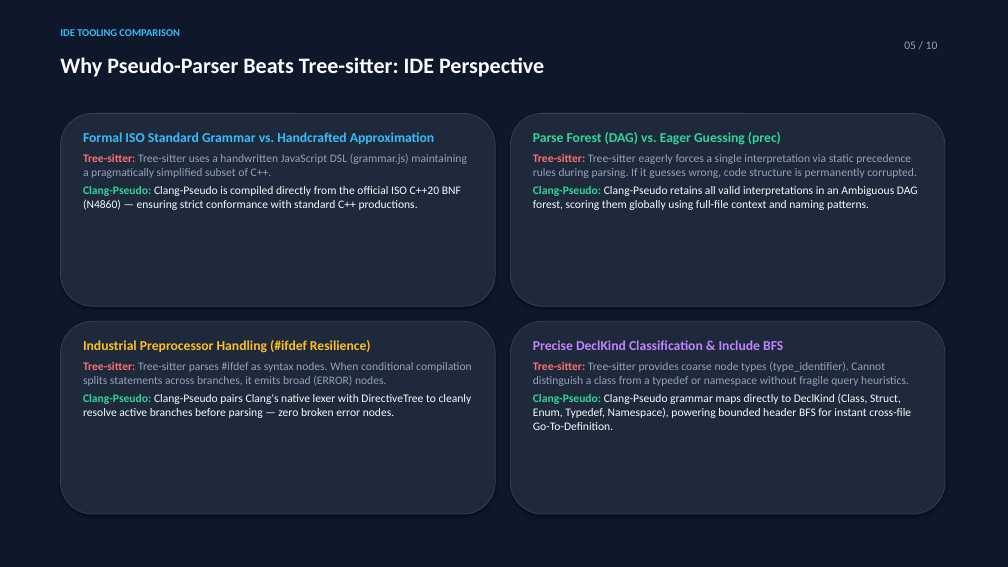
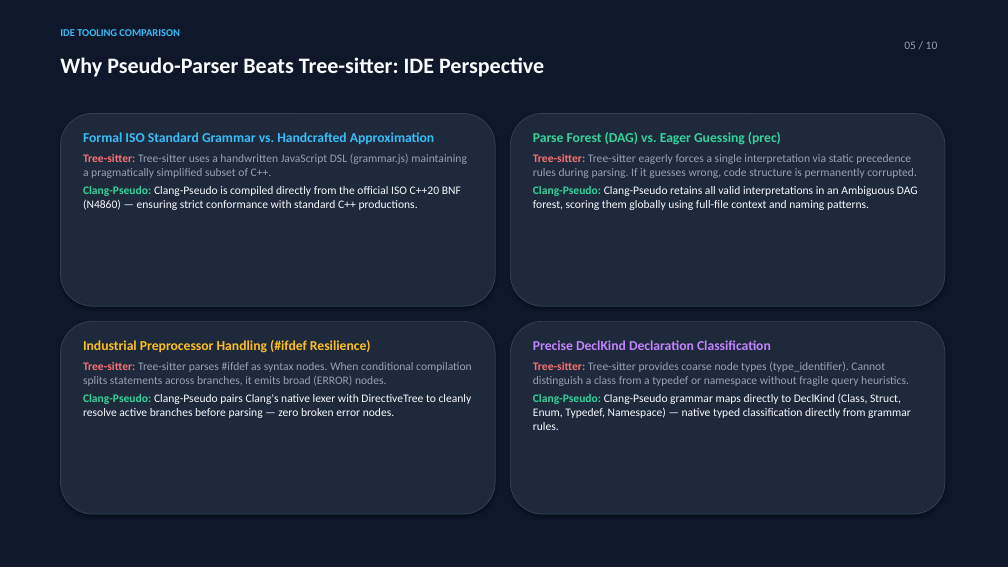
Before and after one commit to ArcsinX/llvm-project, a slide deck: slide 5 of clang-tools-extra/clangd/presentation_clangd_pseudoparser.pptx. Drawn at 1008x567 pixels with LibreOffice and Linux fonts; fonts in the diff are those of the drawing. Boxes give left, top, right and bottom in pixels: in the first picture for what was removed or moved away, otherwise in the second. Text is boxed around its words. In the diff, an @@ line names an element or a change of style, - is before the commit and + after.

```diff
--- a/clang-tools-extra/clangd/presentation_clangd_pseudoparser.pptx
+++ b/clang-tools-extra/clangd/presentation_clangd_pseudoparser.pptx
@@ text at (533, 340, 771, 350): text changed @@
-Precise DeclKind Classification & Include BFS
+Precise DeclKind Declaration Classification
@@ text at (533, 394, 911, 430): text changed @@
-Clang-Pseudo: Clang-Pseudo grammar maps directly to DeclKind (Class, Struct, Enum, Typedef, Namespace), powering bounded header BFS for instant cross-file Go-To-Definition.
+Clang-Pseudo: Clang-Pseudo grammar maps directly to DeclKind (Class, Struct, Enum, Typedef, Namespace) — native typed classification directly from grammar rules.
```
Also in this commit, not shown: 1 other slide changed, 1 other file.
